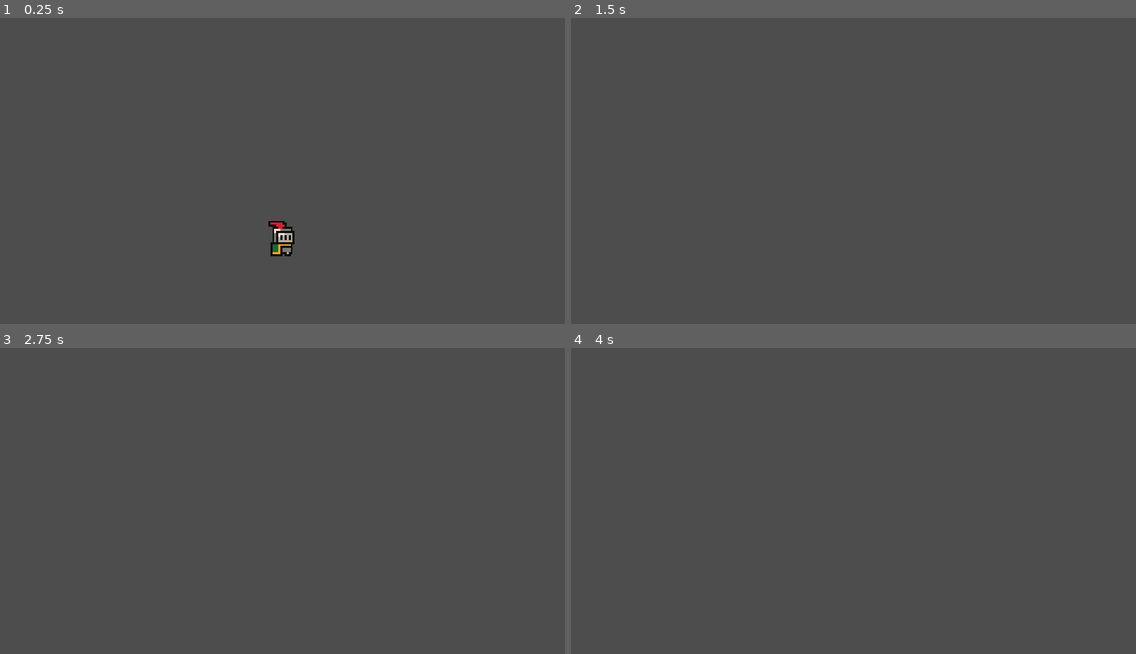
Above: before the commit, frames 1-4 (two rows, left to right).
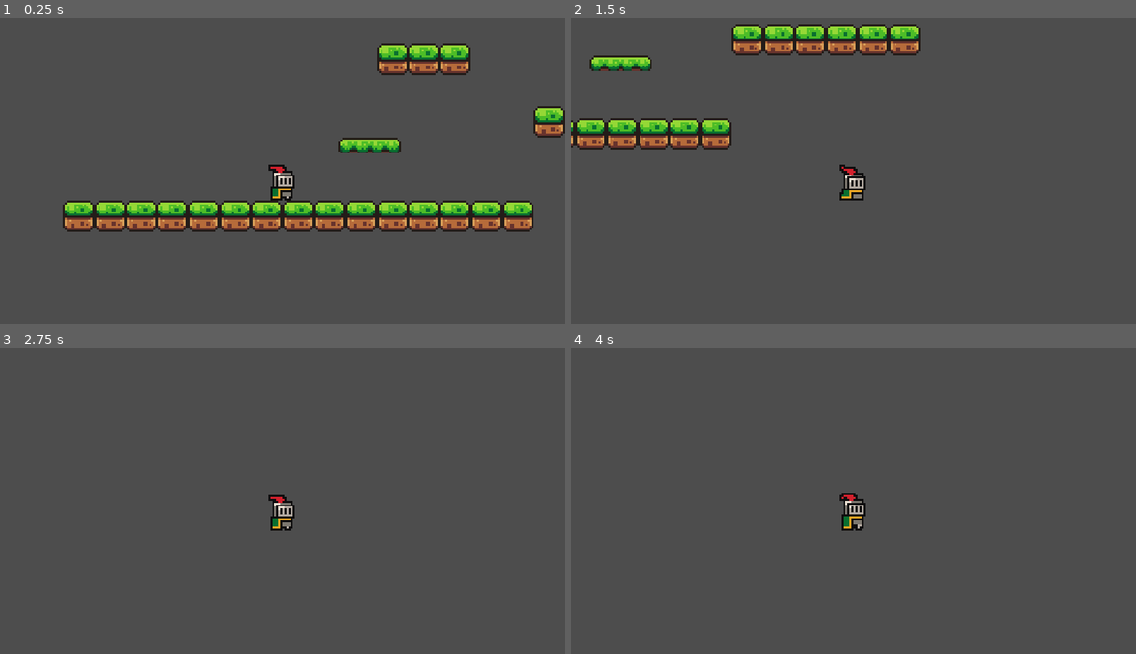
Above: after the commit, the same moments.

Repository: vominhthongss/knighter
Game: Godot game, scene res://scenes/game.tscn
Two runs of this game, one before a commit and one after it. Both use one fixed random seed, a clock stepped at 60 frames per second and the inputs below.
Inputs:
- Up to frame 1 (0.25 s): no input
- Up to frame 2 (1.5 s): tap Enter (ui_accept) at 0.5, 0.77 s; hold Right (ui_right) from 0.53 s (still down)
- Up to frame 3 (2.75 s): tap Enter (ui_accept) at 1.52 s; release Right (ui_right) at 2.03 s; hold Left (ui_left) from 2.03 s (still down)
- Up to frame 4 (4 s): release Left (ui_left) at 2.78 s; hold Right (ui_right) from 2.78 s (still down); tap Enter (ui_accept) at 3.02, 3.77 s

The runs differ from the first frame. In frame 1, 11% of the frame differs, in the area x 11-100%, y 8-78%; in frame 2, 7.0%; in frame 3, 0.4%; in frame 4, 0.5%.

Commit message:
feat: add game.tscn, plater.gd

Diff:
--- a/scenes/game.tscn
+++ b/scenes/game.tscn
@@ -1,18 +1,198 @@
 [gd_scene format=3 uid="uid://caqhuwtwp42k"]
 
 [ext_resource type="PackedScene" uid="uid://cnx4beaet5opw" path="res://scenes/player.tscn" id="1_uwrxv"]
+[ext_resource type="Texture2D" uid="uid://daycwke2pbtyi" path="res://assets/sprites/world_tileset.png" id="2_yqjtg"]
+[ext_resource type="PackedScene" uid="uid://ddop8htt2myiy" path="res://scenes/plaform.tscn" id="3_lnu2h"]
 
-[sub_resource type="WorldBoundaryShape2D" id="WorldBoundaryShape2D_yqjtg"]
+[sub_resource type="TileSetAtlasSource" id="TileSetAtlasSource_lnu2h"]
+texture = ExtResource("2_yqjtg")
+0:0/0 = 0
+0:0/0/physics_layer_0/polygon_0/points = PackedVector2Array(-8, -8, 8, -8, 8, 8, -8, 8)
+1:0/0 = 0
+1:0/0/physics_layer_0/polygon_0/points = PackedVector2Array(-8, -8, 8, -8, 8, 8, -8, 8)
+2:0/0 = 0
+3:0/0 = 0
+4:0/0 = 0
+5:0/0 = 0
+6:0/0 = 0
+7:0/0 = 0
+8:0/0 = 0
+9:0/0 = 0
+10:0/0 = 0
+11:0/0 = 0
+0:1/0 = 0
+1:1/0 = 0
+2:1/0 = 0
+3:1/0 = 0
+4:1/0 = 0
+5:1/0 = 0
+6:1/0 = 0
+7:1/0 = 0
+8:1/0 = 0
+9:1/0 = 0
+10:1/0 = 0
+11:1/0 = 0
+0:2/0 = 0
+1:2/0 = 0
+2:2/0 = 0
+3:2/0 = 0
+4:2/0 = 0
+5:2/0 = 0
+6:2/0 = 0
+7:2/0 = 0
+8:2/0 = 0
+9:2/0 = 0
+10:2/0 = 0
+11:2/0 = 0
+0:3/0 = 0
+1:3/0 = 0
+2:3/0 = 0
+5:3/0 = 0
+6:3/0 = 0
+7:3/0 = 0
+8:3/0 = 0
+9:3/0 = 0
+0:4/0 = 0
+1:4/0 = 0
+2:4/0 = 0
+3:4/0 = 0
+4:4/0 = 0
+5:4/0 = 0
+6:4/0 = 0
+7:4/0 = 0
+8:4/0 = 0
+9:4/0 = 0
+0:5/0 = 0
+1:5/0 = 0
+2:5/0 = 0
+3:5/0 = 0
+4:5/0 = 0
+5:5/0 = 0
+6:5/0 = 0
+7:5/0 = 0
+8:5/0 = 0
+1:6/0 = 0
+2:6/0 = 0
+3:6/0 = 0
+4:6/0 = 0
+5:6/0 = 0
+6:6/0 = 0
+7:6/0 = 0
+8:6/0 = 0
+0:7/0 = 0
+1:7/0 = 0
+3:7/0 = 0
+5:7/0 = 0
+6:7/0 = 0
+7:7/0 = 0
+8:7/0 = 0
+0:8/0 = 0
+1:8/0 = 0
+2:8/0 = 0
+3:8/0 = 0
+4:8/0 = 0
+5:8/0 = 0
+6:8/0 = 0
+7:8/0 = 0
+8:8/0 = 0
+0:9/0 = 0
+1:9/0 = 0
+2:9/0 = 0
+3:9/0 = 0
+4:9/0 = 0
+5:9/0 = 0
+6:9/0 = 0
+7:9/0 = 0
+0:10/0 = 0
+1:10/0 = 0
+2:10/0 = 0
+3:10/0 = 0
+4:10/0 = 0
+6:10/0 = 0
+0:11/0 = 0
+1:11/0 = 0
+2:11/0 = 0
+3:11/0 = 0
+4:11/0 = 0
+5:11/0 = 0
+0:12/0 = 0
+1:12/0 = 0
+2:12/0 = 0
+3:12/0 = 0
+4:12/0 = 0
+0:13/0 = 0
+1:13/0 = 0
+2:13/0 = 0
+3:13/0 = 0
+4:13/0 = 0
+5:13/0 = 0
+0:14/0 = 0
+1:14/0 = 0
+2:14/0 = 0
+3:14/0 = 0
+4:14/0 = 0
+0:15/0 = 0
+1:15/0 = 0
+2:15/0 = 0
+3:15/0 = 0
+
+[sub_resource type="TileSet" id="TileSet_uwrxv"]
+physics_layer_0/collision_layer = 1
+sources/0 = SubResource("TileSetAtlasSource_lnu2h")
+
+[sub_resource type="Animation" id="Animation_lnu2h"]
+length = 0.001
+tracks/0/type = "value"
+tracks/0/imported = false
+tracks/0/enabled = true
+tracks/0/path = NodePath(".:position")
+tracks/0/interp = 1
+tracks/0/loop_wrap = true
+tracks/0/keys = {
+"times": PackedFloat32Array(0),
+"transitions": PackedFloat32Array(1),
+"update": 0,
+"values": [Vector2(37, 4)]
+}
+
+[sub_resource type="Animation" id="Animation_lbhrr"]
+resource_name = "new_animation"
+length = 1.2333333
+loop_mode = 2
+tracks/0/type = "value"
+tracks/0/imported = false
+tracks/0/enabled = true
+tracks/0/path = NodePath(".:position")
+tracks/0/interp = 1
+tracks/0/loop_wrap = true
+tracks/0/keys = {
+"times": PackedFloat32Array(0.0009999999, 1.17),
+"transitions": PackedFloat32Array(1, 1),
+"update": 0,
+"values": [Vector2(37, 4), Vector2(77, 4)]
+}
+
+[sub_resource type="AnimationLibrary" id="AnimationLibrary_iywne"]
+_data = {
+&"RESET": SubResource("Animation_lnu2h"),
+&"new_animation": SubResource("Animation_lbhrr")
+}
 
 [node name="game" type="Node2D" unique_id=1340272938]
 
 [node name="player" parent="." unique_id=436071458 instance=ExtResource("1_uwrxv")]
 
-[node name="Camera2D" type="Camera2D" parent="." unique_id=1326646783]
+[node name="Camera2D" type="Camera2D" parent="player" unique_id=1326646783]
 zoom = Vector2(4, 4)
 
-[node name="StaticBody2D" type="StaticBody2D" parent="." unique_id=1732257943]
+[node name="TileMap" type="TileMap" parent="." unique_id=1070878521]
+tile_set = SubResource("TileSet_uwrxv")
+format = 2
+layer_0/tile_data = PackedInt32Array(196605, 0, 0, 196606, 0, 0, 196607, 0, 0, 131072, 0, 0, 131073, 0, 0, 131074, 0, 0, 131076, 0, 0, 131075, 0, 0, 196604, 0, 0, 196603, 0, 0, 196602, 0, 0, 196601, 0, 0, 131077, 0, 0, 131078, 0, 0, 131079, 0, 0, -65528, 0, 0, -65527, 0, 0, -65526, 0, 0, -65525, 0, 0, -65524, 0, 0, -65523, 0, 0, -196605, 0, 0, -196604, 0, 0, -196603, 0, 0, -393215, 0, 0, -393216, 0, 0, -327681, 0, 0, -327683, 0, 0, -327684, 0, 0, -327682, 0, 0)
 
-[node name="CollisionShape2D" type="CollisionShape2D" parent="StaticBody2D" unique_id=152239122]
-position = Vector2(0, 41)
-shape = SubResource("WorldBoundaryShape2D_yqjtg")
+[node name="Plaform" parent="." unique_id=409037840 instance=ExtResource("3_lnu2h")]
+position = Vector2(37, 4)
+
+[node name="AnimationPlayer" type="AnimationPlayer" parent="Plaform" unique_id=1161619262]
+libraries/ = SubResource("AnimationLibrary_iywne")
+autoplay = &"new_animation"
--- /dev/null
+++ b/scenes/plaform.tscn
@@ -0,0 +1,16 @@
+[gd_scene format=3 uid="uid://ddop8htt2myiy"]
+
+[ext_resource type="Texture2D" uid="uid://c3uo8jaircuku" path="res://assets/sprites/platforms.png" id="1_8xtes"]
+
+[sub_resource type="RectangleShape2D" id="RectangleShape2D_gwrg8"]
+size = Vector2(32, 8)
+
+[node name="Plaform" type="AnimatableBody2D" unique_id=409037840]
+
+[node name="Sprite2D" type="Sprite2D" parent="." unique_id=1248404847]
+texture = ExtResource("1_8xtes")
+region_enabled = true
+region_rect = Rect2(16, 0, 32, 8)
+
+[node name="CollisionShape2D" type="CollisionShape2D" parent="." unique_id=1470814525]
+shape = SubResource("RectangleShape2D_gwrg8")
--- a/scripts/player.gd
+++ b/scripts/player.gd
@@ -1,8 +1,8 @@
 extends CharacterBody2D
 
 
-const SPEED = 300.0
-const JUMP_VELOCITY = -400.0
+const SPEED = 200.0
+const JUMP_VELOCITY = -300.0
 
 
 func _physics_process(delta: float) -> void:
